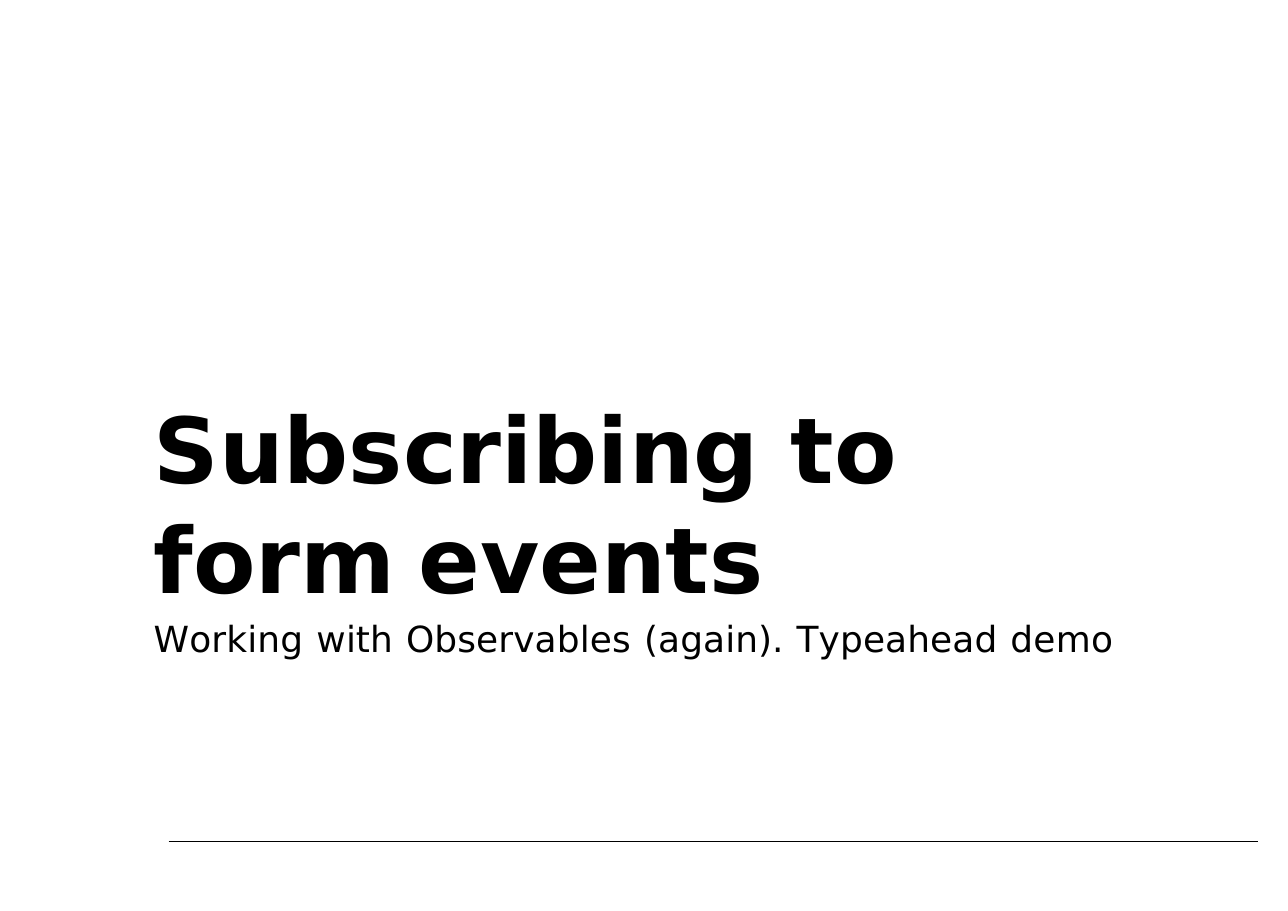
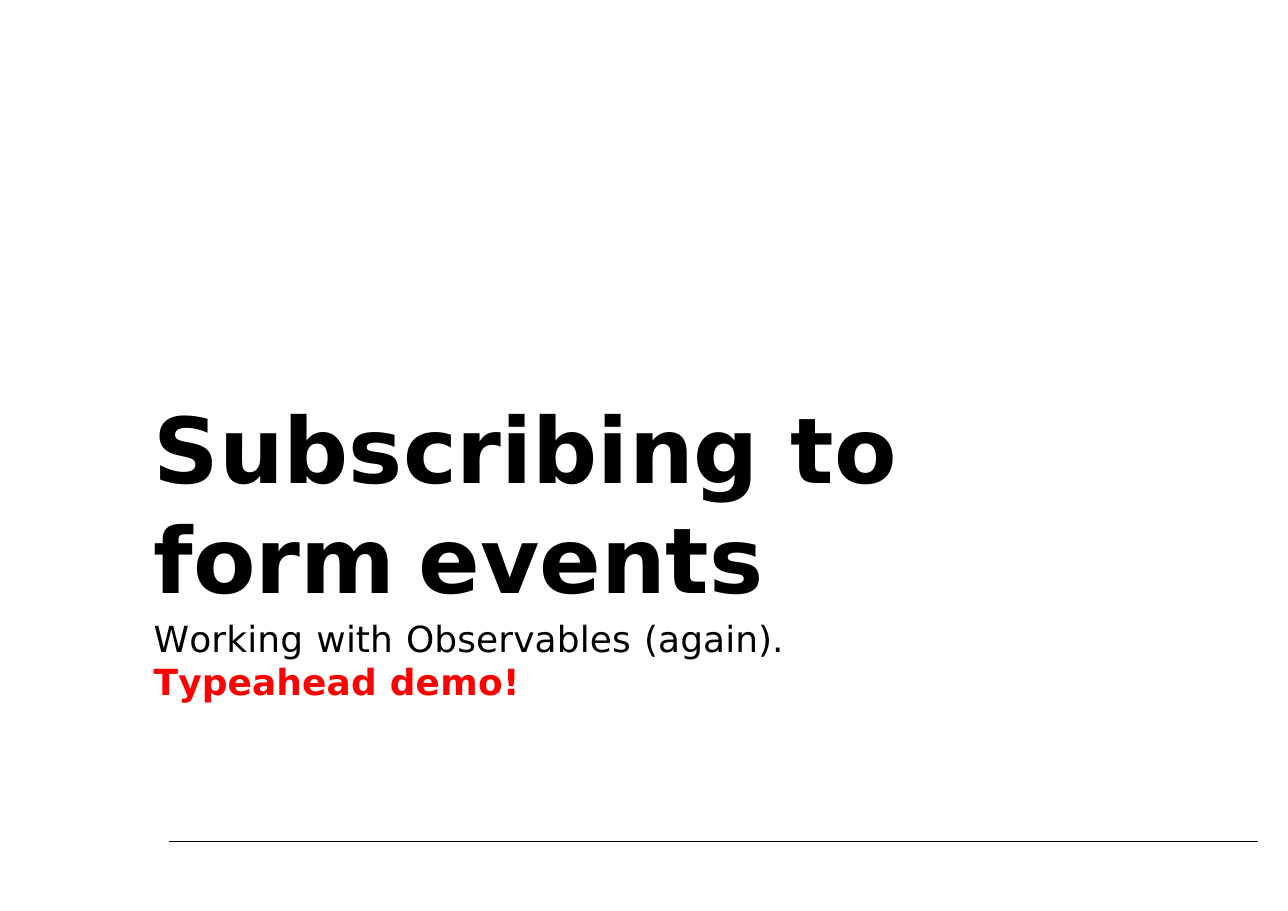
Before and after one commit to petereijgermans11/workshop-angular7, a slide deck: slide 62 of PPT/06- Angular Forms.pptx (slide 61 before the commit). Drawn at 1288x911 pixels with LibreOffice and Linux fonts; fonts in the diff are those of the drawing. Boxes give left, top, right and bottom in pixels: in the first picture for what was removed or moved away, otherwise in the second. Text is boxed around its words. In the diff, an @@ line names an element or a change of style, - is before the commit and + after.

```diff
--- a/PPT/06- Angular Forms.pptx
+++ b/PPT/06- Angular Forms.pptx
@@ text at bbox=[154, 624, 784, 703]: text changed @@
-Working with Observables (again). Typeahead demo
+Working with Observables (again).
+Typeahead demo!
```
Also in this commit, not shown: 3 slides added, 1 slide removed, 7 other files.
